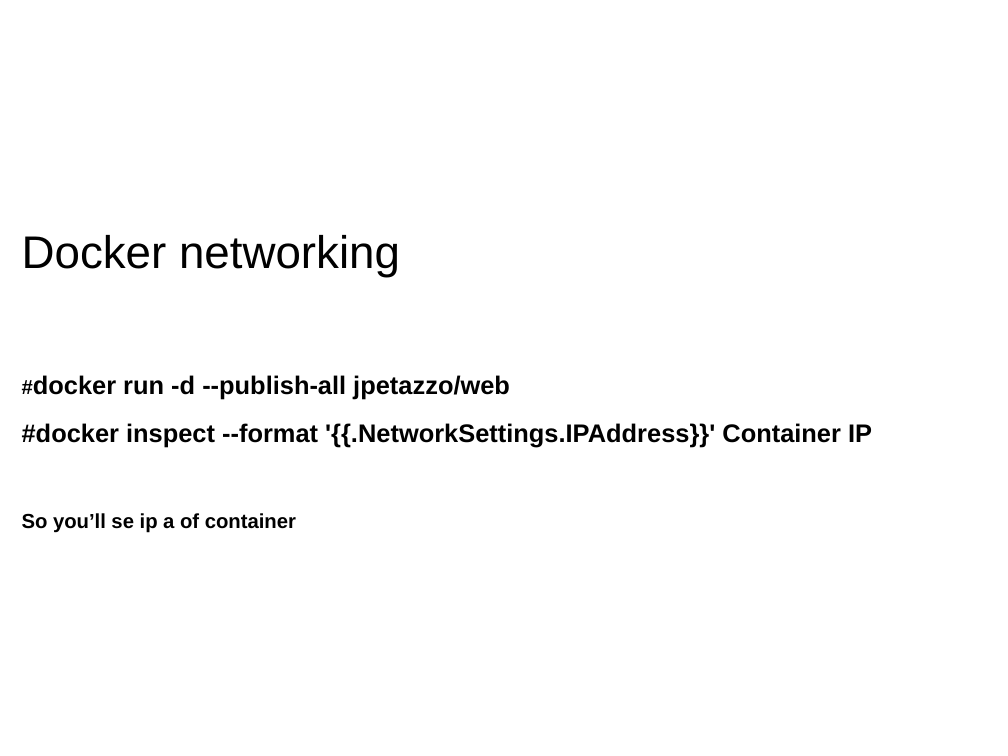
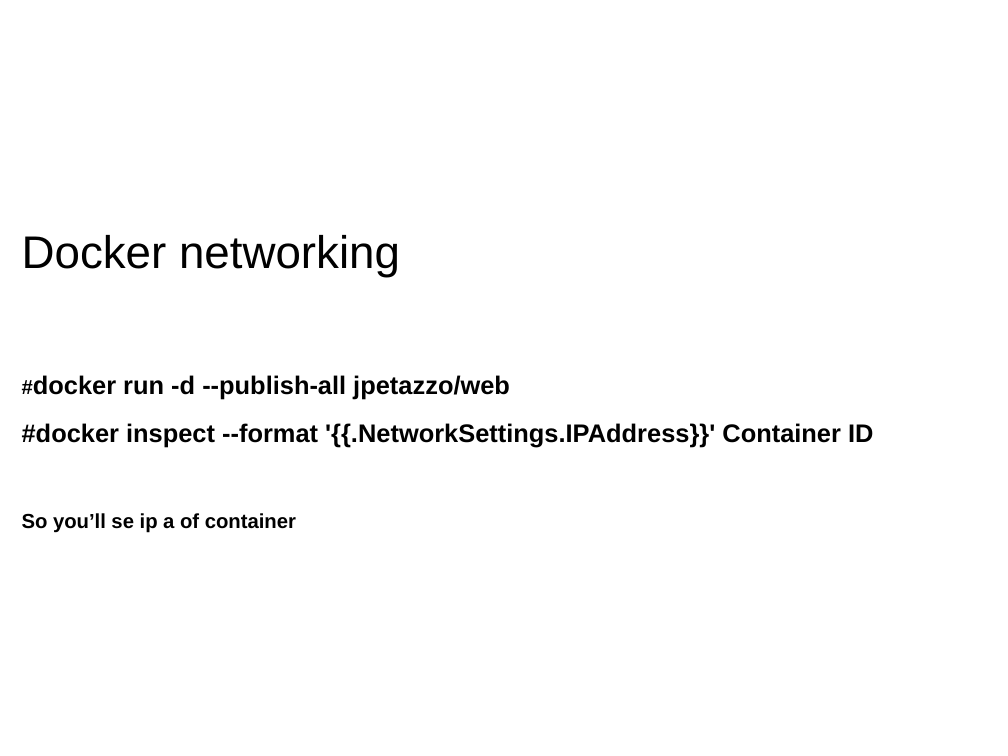
Before and after one commit to hackersdatabase007/mayank, a slide deck: slide 19 of Docker/MY_DOCKERS.pptx (slide 18 before the commit). Drawn at 1008x756 pixels with LibreOffice and Linux fonts; fonts in the diff are those of the drawing. Boxes give left, top, right and bottom in pixels: in the first picture for what was removed or moved away, otherwise in the second. Text is boxed around its words. In the diff, an @@ line names an element or a change of style, - is before the commit and + after.

Commit message:
add

```diff
--- a/Docker/MY_DOCKERS.pptx
+++ b/Docker/MY_DOCKERS.pptx
@@ subtitle at [22, 423, 873, 448]: text changed @@
-#docker inspect --format '{{.NetworkSettings.IPAddress}}' Container IP
+#docker inspect --format '{{.NetworkSettings.IPAddress}}' Container ID
```
Also in this commit, not shown: 5 other slides changed, 2 slides added, 1 slide removed.
